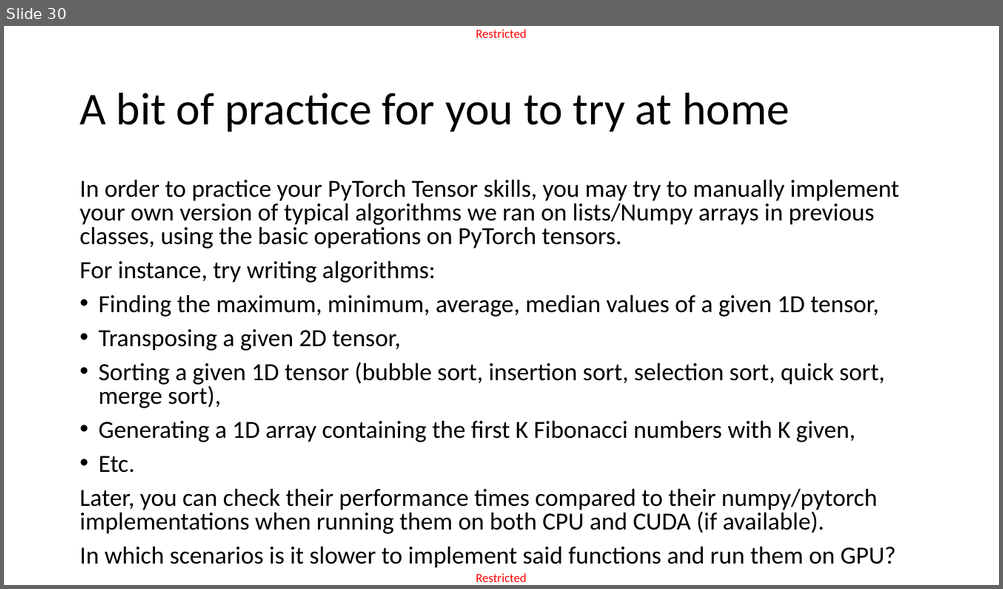
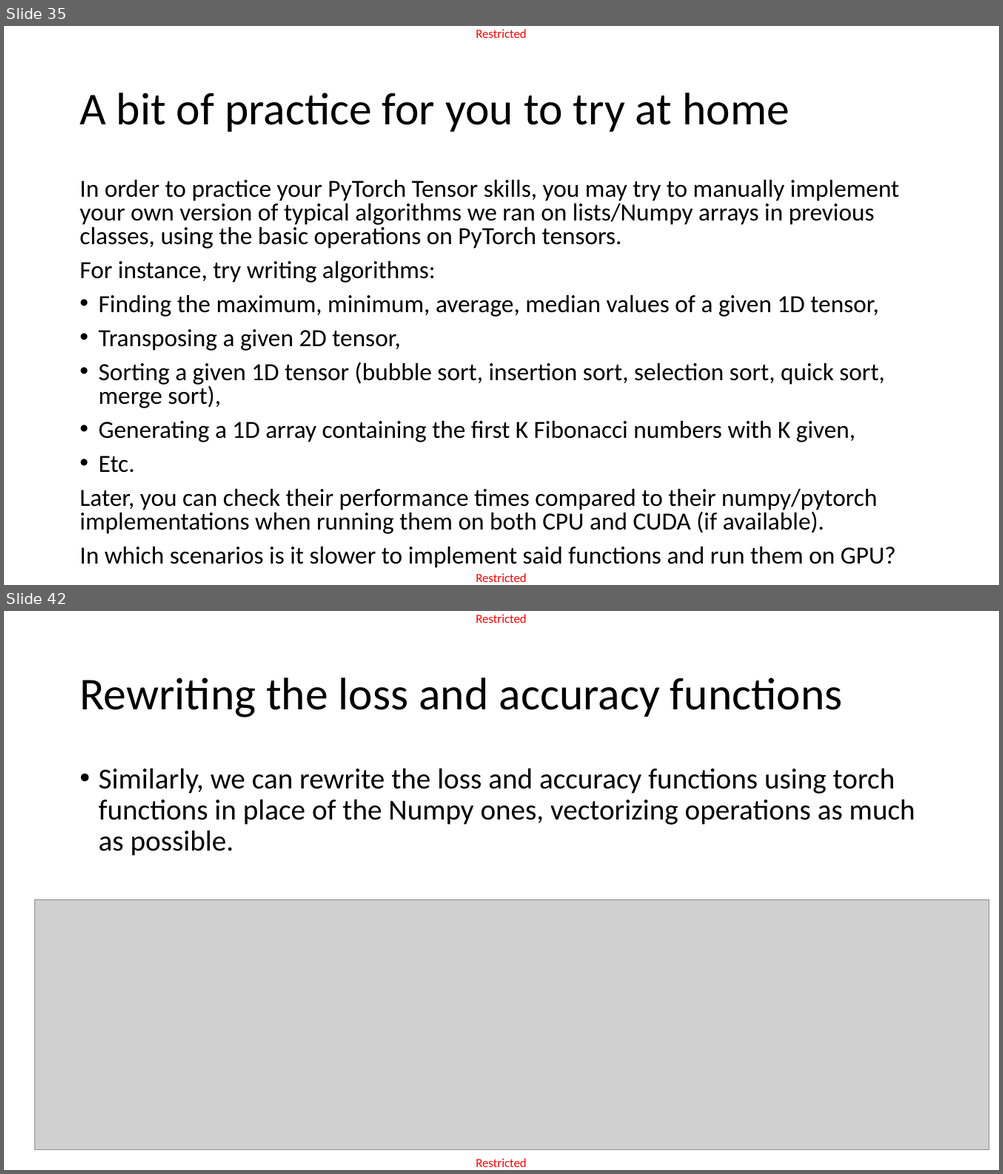
Before and after one commit to matthieudemari/SUTD_DL_50_039, a slide deck: W3/0. All/W3.pptx. Shown one above the other, each under a label of ours: slide 30 before the commit, slides 35 and 42 after it; the slides between them are not shown. The pictures are 1003x589 and 1003x1174 pixels, drawn with LibreOffice and Linux fonts; fonts in the diff are those of the drawing; grey boxes stand for pictures. Boxes give left, top, right and bottom in pixels: in the first picture for what was removed or moved away, otherwise in the second. Text is boxed around its words. In the diff, an @@ line names an element or a change of style, - is before the commit and + after.

```diff
--- a/W3/0. All/W3.pptx
+++ b/W3/0. All/W3.pptx
@@ slide 42 added at box(4, 611, 999, 1170), background #FFFFFF; not listed: 2 template elements that a slide beside it also shows @@
@@ title added at box(79, 678, 842, 718), 44 pt, text #000000 @@
+Rewriting the loss and accuracy functions
@@ text added at box(99, 768, 915, 856), 28 pt, text #000000 @@
+• Similarly, we can rewrite the loss and accuracy functions using torch functions in place of the Numpy ones, vectorizing operations as much as possible.
@@ picture added at box(34, 900, 989, 1150) @@
@@ what was slide 30 is now slide 35 @@
```
Also in this commit, not shown: 14 other slides added, 3 slides removed, 1 other file.
